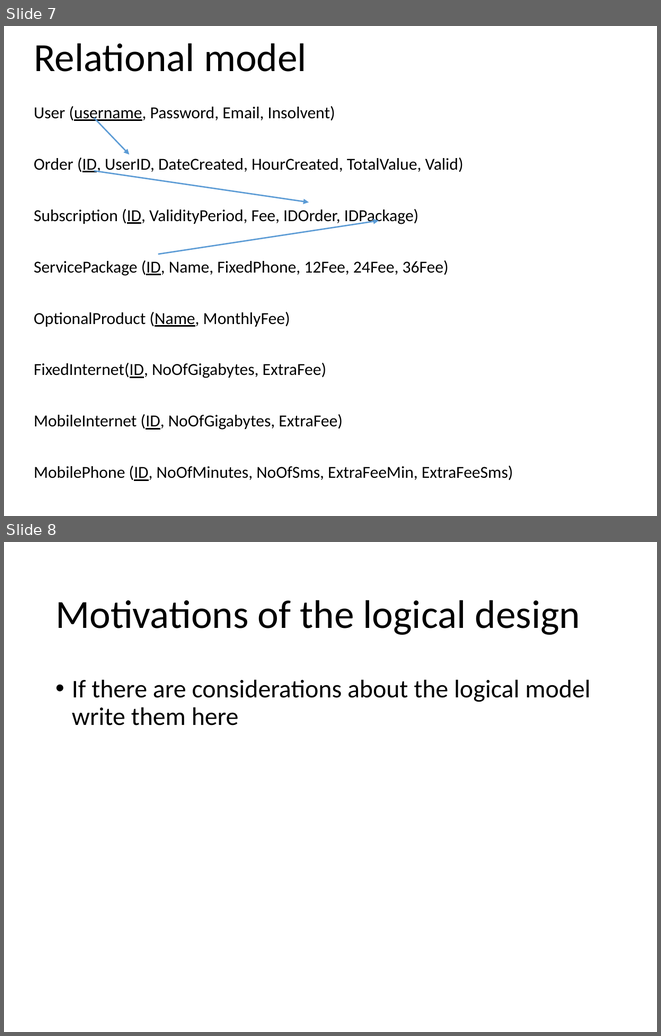
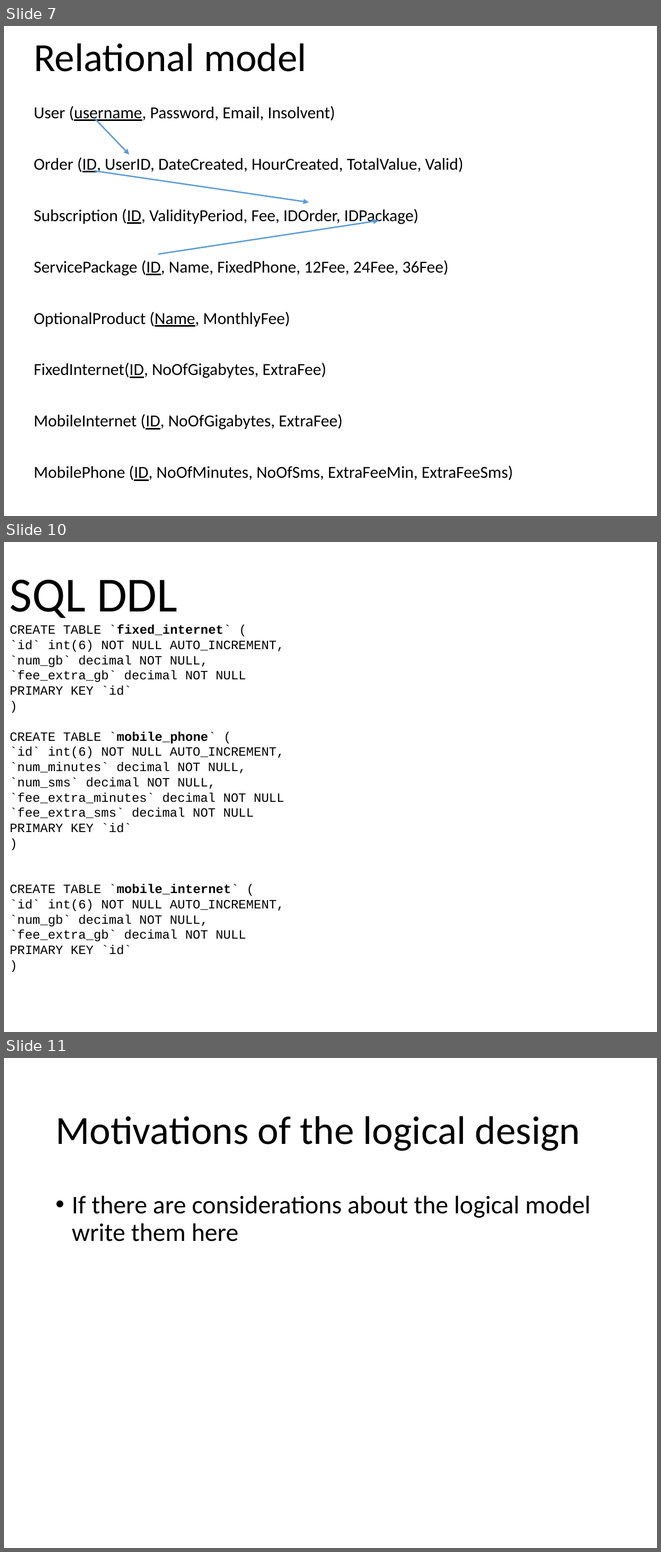
Before and after one commit to marcozetaa/TelcoService, a slide deck: UML/Presentation.pptx. Shown one above the other, each under a label of ours: slides 7 and 8 before the commit, slides 7, 10 and 11 after it; the slides between them are not shown. The pictures are 661x1036 and 661x1552 pixels, drawn with LibreOffice and Linux fonts; fonts in the diff are those of the drawing. Boxes give left, top, right and bottom in pixels: in the first picture for what was removed or moved away, otherwise in the second. Text is boxed around its words. In the diff, an @@ line names an element or a change of style, - is before the commit and + after.

```diff
--- a/UML/Presentation.pptx
+++ b/UML/Presentation.pptx
@@ slide 10 added at (x1=4, y1=542, x2=657, y2=1032), background #FFFFFF @@
@@ text added at (x1=10, y1=580, x2=284, y2=954), 14 pt, text #000000 @@
+SQL DDL
+CREATE TABLE `fixed_internet` (
+`id` int(6) NOT NULL AUTO_INCREMENT,
+`num_gb` decimal NOT NULL,
+`fee_extra_gb` decimal NOT NULL
+PRIMARY KEY `id`
+)
+CREATE TABLE `mobile_phone` (
+`id` int(6) NOT NULL AUTO_INCREMENT,
+`num_minutes` decimal NOT NULL,
+`num_sms` decimal NOT NULL,
+`fee_extra_minutes` decimal NOT NULL
+`fee_extra_sms` decimal NOT NULL
+PRIMARY KEY `id`
+)
+CREATE TABLE `mobile_internet` (
+`id` int(6) NOT NULL AUTO_INCREMENT,
+`num_gb` decimal NOT NULL,
+`fee_extra_gb` decimal NOT NULL
+PRIMARY KEY `id`
+)
@@ what was slide 8 is now slide 11 @@
```
Also in this commit, not shown: 2 slides changed, 2 other slides added.
